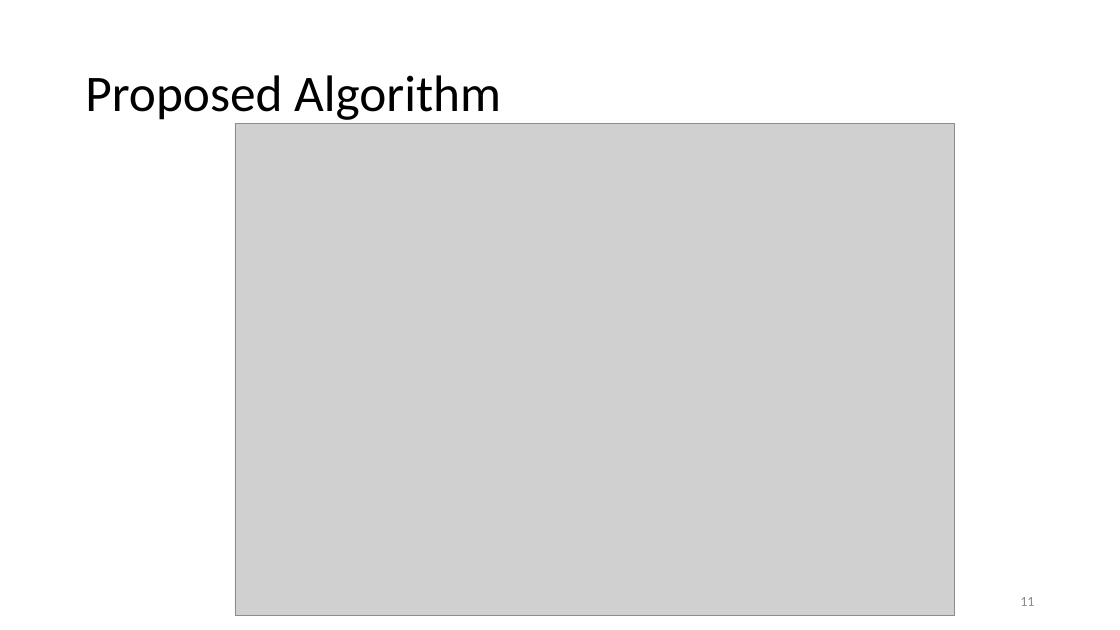
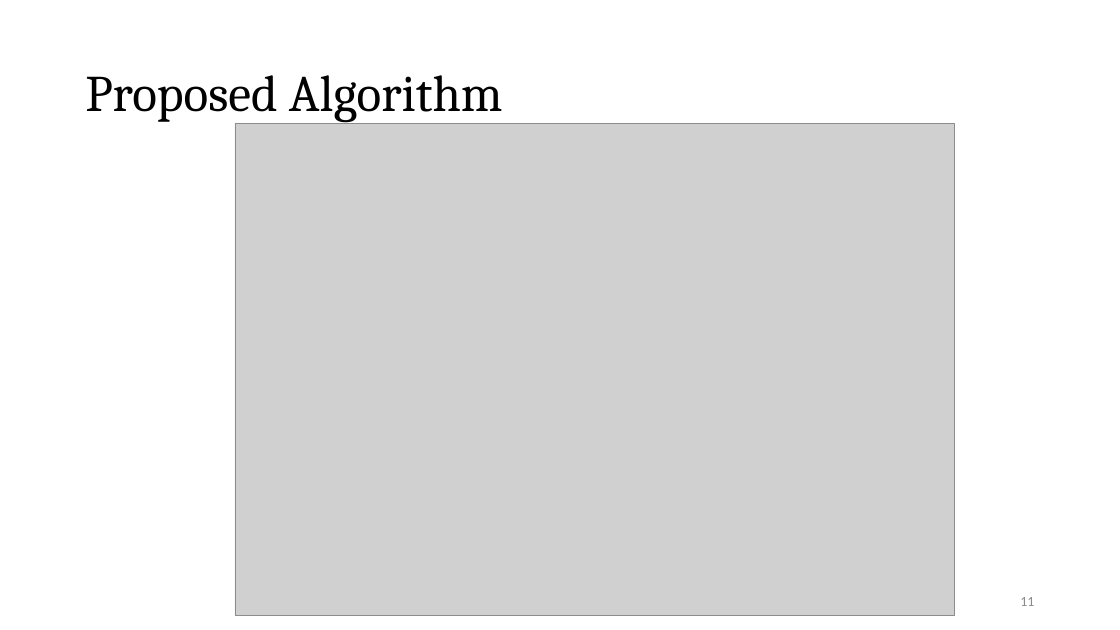
Before and after one commit to Pacific-Feng-Studuies/Studied-Papers, a slide deck: slide 12 of GM/Placement/PUFFER A Routability-Driven Placement Framework via Cell Padding/PUFFER A Routability-Driven Placement Framework via Cell Padding.pptx. Drawn at 1120x630 pixels with LibreOffice and Linux fonts; fonts in the diff are those of the drawing; grey boxes stand for pictures. Boxes give left, top, right and bottom in pixels: in the first picture for what was removed or moved away, otherwise in the second. Text is boxed around its words. In the diff, an @@ line names an element or a change of style, - is before the commit and + after.

```diff
--- a/GM/Placement/PUFFER A Routability-Driven Placement Framework via Cell Padding/PUFFER A Routability-Driven Placement Framework via Cell Padding.pptx
+++ b/GM/Placement/PUFFER A Routability-Driven Placement Framework via Cell Padding/PUFFER A Routability-Driven Placement Framework via Cell Padding.pptx
@@ title "Proposed Algorithm" at bbox=[85, 75, 503, 122]: font Calibri to Cambria @@
```
Also in this commit, not shown: 1 other slide changed, 2 slides added, 1 other file.
